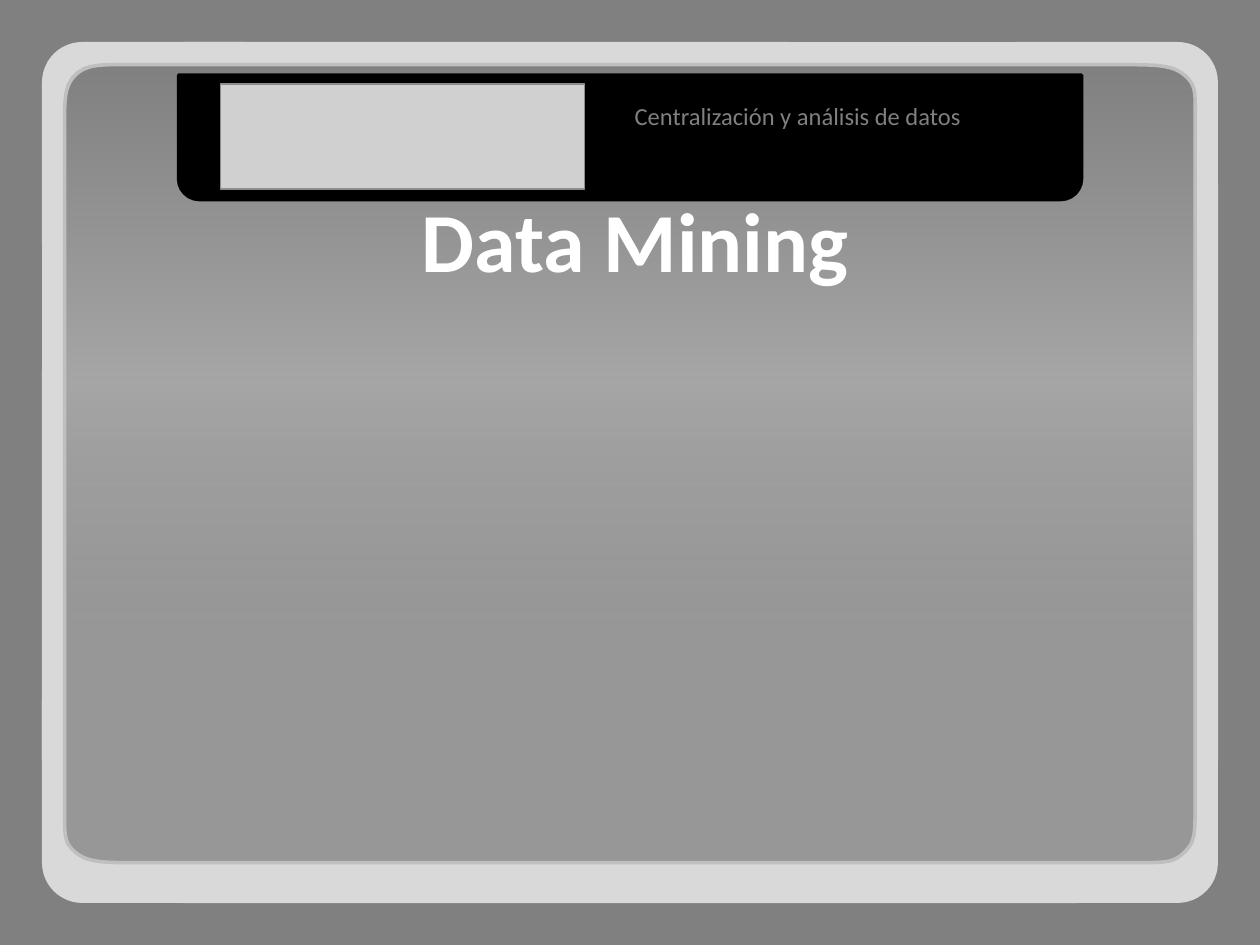
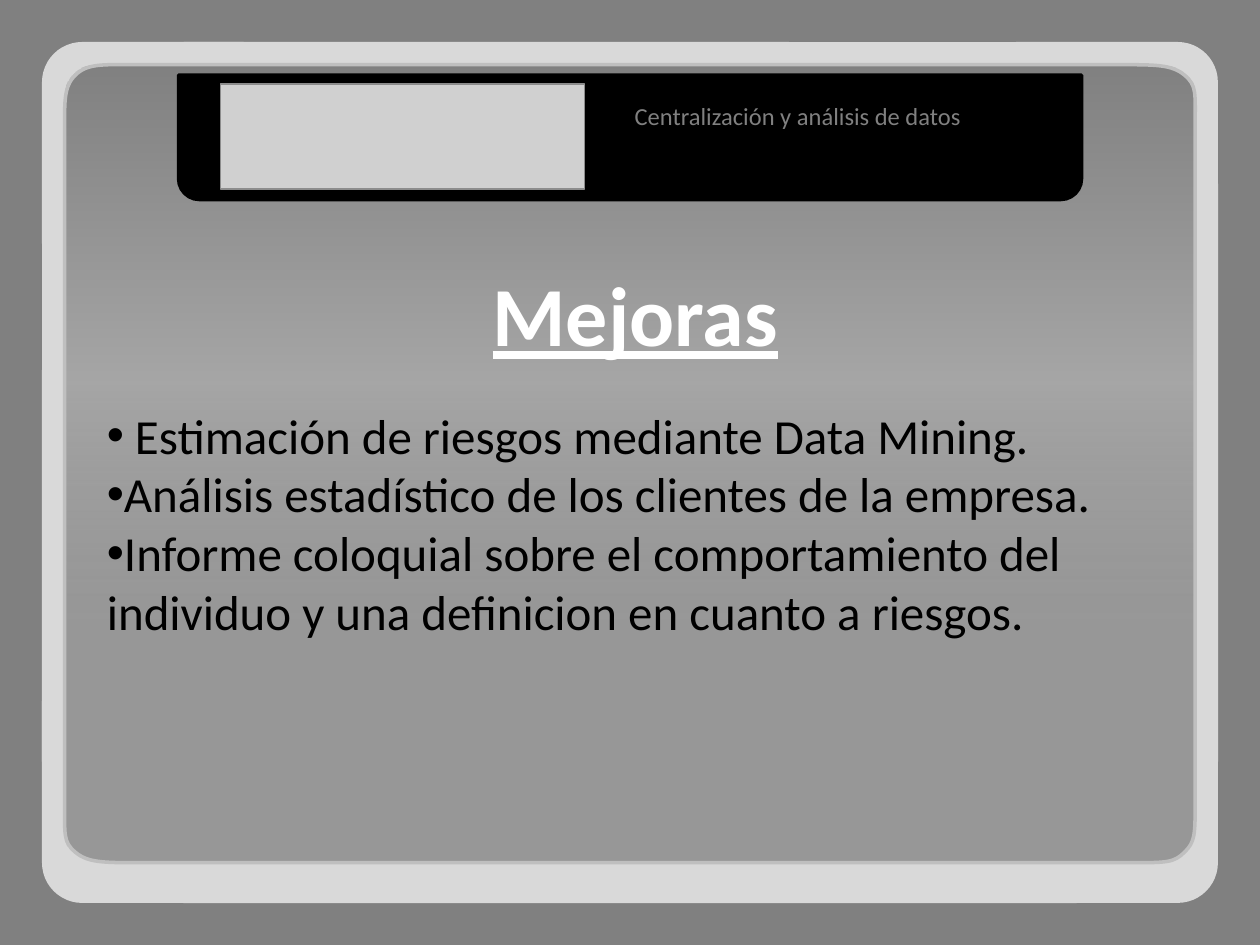
Before and after one commit to adrianachelotti/tallerdesarrollo1ero2011, a slide deck: slide 15 of Presentacion/Tecnica/Presentacion Tecnica.pptx (slide 14 before the commit). Drawn at 1260x945 pixels with LibreOffice and Linux fonts; fonts in the diff are those of the drawing; grey boxes stand for pictures. Boxes give left, top, right and bottom in pixels: in the first picture for what was removed or moved away, otherwise in the second. Text is boxed around its words. In the diff, an @@ line names an element or a change of style, - is before the commit and + after.

Commit message:
Agregué las diferencias y mejoras.

```diff
--- a/Presentacion/Tecnica/Presentacion Tecnica.pptx
+++ b/Presentacion/Tecnica/Presentacion Tecnica.pptx
@@ text removed at (x1=422, y1=213, x2=848, y2=286) @@
-Data Mining
@@ text added at (x1=493, y1=287, x2=778, y2=360), 48 pt, text #FFFFFF, bold, underline @@
+Mejoras
@@ text added at (x1=107, y1=420, x2=1090, y2=639), 28 pt, text #000000 @@
+• Estimación de riesgos mediante Data Mining.
+• Análisis estadístico de los clientes de la empresa.
+• Informe coloquial sobre el comportamiento del individuo y una definicion en cuanto a riesgos.
```
Also in this commit, not shown: 8 other slides changed, 1 slide added.
